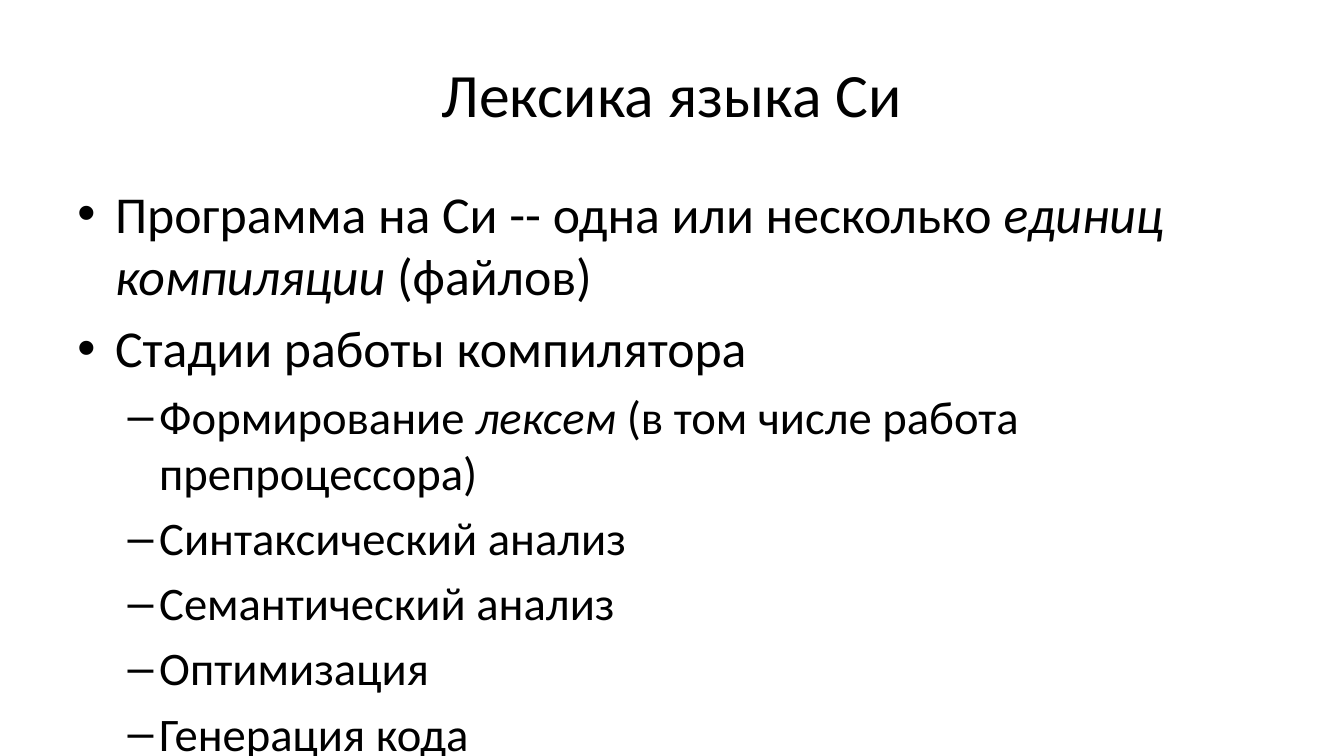
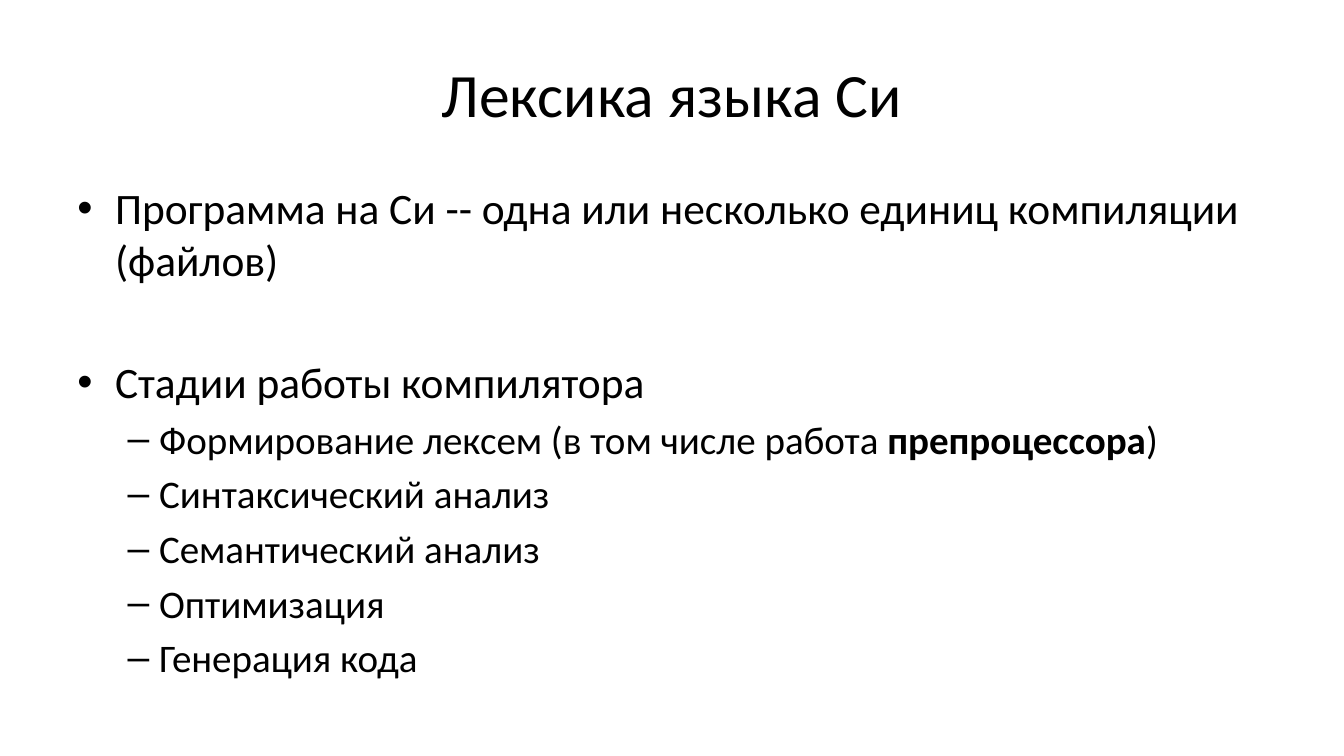
Before and after one commit to Evgueni-Petrov-aka-espetrov/Algorithms-and-Programming-in-C-pptx, a slide deck: slide 4 of 25 Препроцессор языка Си.pptx. Drawn at 1344x756 pixels with LibreOffice and Linux fonts; fonts in the diff are those of the drawing. Boxes give left, top, right and bottom in pixels: in the first picture for what was removed or moved away, otherwise in the second. Text is boxed around its words. In the diff, an @@ line names an element or a change of style, - is before the commit and + after.

```diff
--- a/25 Препроцессор языка Си.pptx
+++ b/25 Препроцессор языка Си.pptx
@@ text "Программа на Си -- одна ..." at <box>115,196,1239,679</box>: size 37 to 31 pt in "Программа на Си -- одна или несколько ...", "Стадии работы компилятора"; italic off in "единиц компиляции", "лексем"; size 33.3 to 27.9 pt in "Формирование лексем (в том числе работа препроцессора)", "Синтаксический анализ", "Семантический анализ", "Оптимизация" and 1 more places; bold on in "препроцессора)"; less space between paragraphs @@
```
Also in this commit, not shown: 11 other slides changed, 9 slides added, 7 slides removed.
